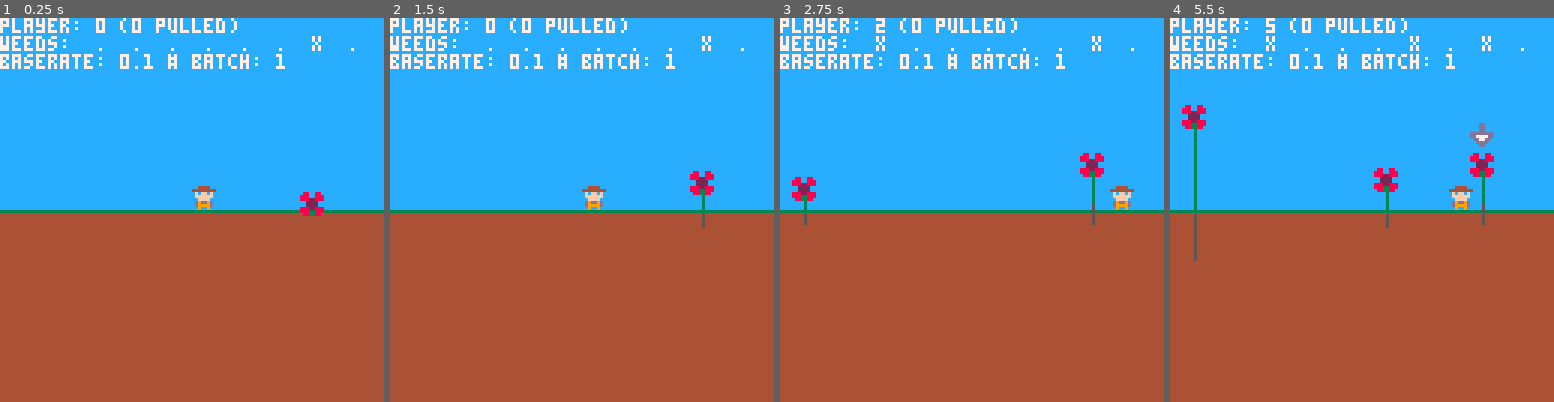
Above: before the commit, frames 1-4 (left to right).
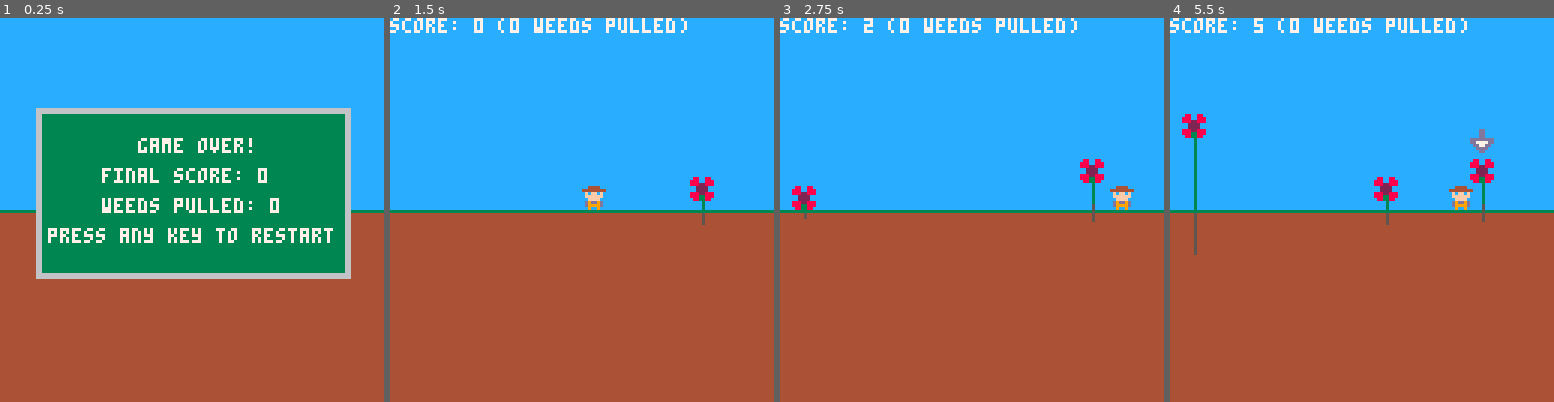
Above: after the commit, the same moments.

Repository: millwardesque/overgrowth
Game: PICO-8 cartridge overgrowth.p8
Two runs of this game, one before a commit and one after it. Both use one fixed random seed, a clock stepped at 60 frames per second and the inputs below.
Inputs:
- Up to frame 1 (0.25 s): no input
- Up to frame 2 (1.5 s): tap X (X key) at 0.33, 1.07 s; tap O (Z key) at 0.7 s
- Up to frame 3 (2.75 s): hold Right 1.6-2.1 s; tap O (Z key) at 1.7, 2.1, 2.5 s; tap X (X key) at 1.85 s; hold Up 2.15-2.42 s; hold Right from 2.47 s (still down)
- Up to frame 4 (5.5 s): tap O (Z key) every 0.4 s from 2.9 to 5.3 s; tap X (X key) at 2.97, 4.08, 5.2 s; release Right at 3.03 s; hold Left 3.08-3.58 s; hold Down 3.63-3.97 s; hold Right 4.02-4.68 s; hold Up 4.73-5.03 s; hold Left from 5.08 s (still down)

The runs differ from the first frame. In frame 1, 39% of the frame differs, in the area x 0-93%, y 0-68%; in frame 2, 2.9%; in frame 3, 3.4%; in frame 4, 4.1%.

Commit message:
Added title screen, weeds-pulled to game-over)

Diff:
--- a/overgrowth.lua
+++ b/overgrowth.lua
@@ -7,7 +7,7 @@
 state = nil
 
 function _init()
-	set_game_state(ingame_state)
+	set_game_state(title_state)
 end
 
 function _update()
@@ -41,6 +41,46 @@
 	state = game_state
 	state.enter(self)
 end
+
+--
+-- Encapsulates the title screen
+--
+title_state = {
+	enter = function(self)
+	end,
+
+	update = function(self)
+		if btnp(0) or btnp(1) or btnp(2) or btnp(3) or btnp(4) or btnp(5) then
+			set_game_state(ingame_state)
+		end
+	end,
+
+	draw = function(self)
+		-- Draw main title window
+		camera()
+		clip()
+
+		map(0, 0, 0, 0, 128, 128) -- draw the whole map and let the clipping region remove unnecessary bits
+
+		rectfill(12, 30, 116, 76, 6)
+		rectfill(14, 32, 114, 74, 3)
+		color(7)
+
+		local line_height = 10
+		local print_y = 40
+		print("weed.", 56, print_y)
+		print_y += line_height
+
+		print("by pixel.pistol.games", 22, print_y)
+		print_y += line_height
+
+		print("press any key to begin", 20, print_y)
+	end,
+
+	exit = function(self)
+
+	end
+}
 
 --
 -- Encapsulates the ingame state
@@ -117,7 +157,7 @@
 
 		-- Draw score
 		color(7)
-		print(player.name..": "..player.score.." ("..player.weeds_pulled.." pulled)")
+		print("score: "..player.score.." ("..player.weeds_pulled.." weeds pulled)")
 	end,
 
 	exit = function(self)
@@ -133,7 +173,8 @@
 
 		if not player then
 			player = {
-				score = 0
+				score = 0,
+				weeds_pulled = 0,
 			}
 		end
 	end,
@@ -158,8 +199,8 @@
 		camera()
 		clip()
 
-		rectfill(12, 30, 116, 76, 6)
-		rectfill(14, 32, 114, 74, 3)
+		rectfill(12, 30, 116, 86, 6)
+		rectfill(14, 32, 114, 84, 3)
 		color(7)
 
 		local line_height = 10
@@ -167,10 +208,13 @@
 		print("game over!", 46, print_y)
 		print_y += line_height
 
-		print("final score: "..player.score, 40, print_y)
+		print("final score: "..player.score, 34, print_y)
 		print_y += line_height
 
-		print("press any key to restart", 18, print_y)
+		print("weeds pulled: "..player.weeds_pulled, 34, print_y)
+		print_y += line_height
+
+		print("press any key to restart", 16, print_y)
 	end,
 
 	exit = function(self)
@@ -484,22 +528,25 @@
 	end
 
 	-- @DEBUG summarize
-	local message = 'weeds: '
-	for i = 1, self.columns() do
-		if self.weeds[i] == nil then
-			message = message..' . '
-		else
-			if is_weed_fully_grown(self.weeds[i]) then
-				message = message..' # '
+	local show_debug = false
+	if show_debug then
+		local message = 'weeds: '
+		for i = 1, self.columns() do
+			if self.weeds[i] == nil then
+				message = message..' . '
 			else
-				message = message..' x '
-			end
-		end
-	end
-	g_log.log(message)
-
-	message = "baserate: "..self.base_growth_rate.." # batch: "..self.weeds_per_batch
-	g_log.log(message)
+				if is_weed_fully_grown(self.weeds[i]) then
+					message = message..' # '
+				else
+					message = message..' x '
+				end
+			end
+		end
+		g_log.log(message)
+
+		message = "baserate: "..self.base_growth_rate.." # batch: "..self.weeds_per_batch
+		g_log.log(message)
+	end
 end
 
 --
--- a/overgrowth.p8
+++ b/overgrowth.p8
@@ -10,7 +10,7 @@
 state = nil
 
 function _init()
-	set_game_state(ingame_state)
+	set_game_state(game_over_state)
 end
 
 function _update()
@@ -44,6 +44,46 @@
 	state = game_state
 	state.enter(self)
 end
+
+--
+-- Encapsulates the title screen
+--
+title_state = {
+	enter = function(self)
+	end,
+
+	update = function(self)
+		if btnp(0) or btnp(1) or btnp(2) or btnp(3) or btnp(4) or btnp(5) then
+			set_game_state(ingame_state)
+		end
+	end,
+
+	draw = function(self)
+		-- Draw main title window
+		camera()
+		clip()
+
+		map(0, 0, 0, 0, 128, 128) -- draw the whole map and let the clipping region remove unnecessary bits
+
+		rectfill(12, 30, 116, 76, 6)
+		rectfill(14, 32, 114, 74, 3)
+		color(7)
+
+		local line_height = 10
+		local print_y = 40
+		print("weed.", 56, print_y)
+		print_y += line_height
+
+		print("by pixel.pistol.games", 22, print_y)
+		print_y += line_height
+
+		print("press any key to begin", 20, print_y)
+	end,
+
+	exit = function(self)
+
+	end
+}
 
 --
 -- Encapsulates the ingame state
@@ -120,7 +160,7 @@
 
 		-- Draw score
 		color(7)
-		print(player.name..": "..player.score.." ("..player.weeds_pulled.." pulled)")
+		print("score: "..player.score.." ("..player.weeds_pulled.." weeds pulled)")
 	end,
 
 	exit = function(self)
@@ -136,7 +176,8 @@
 
 		if not player then
 			player = {
-				score = 0
+				score = 0,
+				weeds_pulled = 0,
 			}
 		end
 	end,
@@ -161,8 +202,8 @@
 		camera()
 		clip()
 
-		rectfill(12, 30, 116, 76, 6)
-		rectfill(14, 32, 114, 74, 3)
+		rectfill(12, 30, 116, 86, 6)
+		rectfill(14, 32, 114, 84, 3)
 		color(7)
 
 		local line_height = 10
@@ -170,10 +211,13 @@
 		print("game over!", 46, print_y)
 		print_y += line_height
 
-		print("final score: "..player.score, 40, print_y)
+		print("final score: "..player.score, 34, print_y)
 		print_y += line_height
 
-		print("press any key to restart", 18, print_y)
+		print("weeds pulled: "..player.weeds_pulled, 34, print_y)
+		print_y += line_height
+
+		print("press any key to restart", 16, print_y)
 	end,
 
 	exit = function(self)
@@ -487,22 +531,25 @@
 	end
 
 	-- @DEBUG summarize
-	local message = 'weeds: '
-	for i = 1, self.columns() do
-		if self.weeds[i] == nil then
-			message = message..' . '
-		else
-			if is_weed_fully_grown(self.weeds[i]) then
-				message = message..' # '
+	local show_debug = false
+	if show_debug then
+		local message = 'weeds: '
+		for i = 1, self.columns() do
+			if self.weeds[i] == nil then
+				message = message..' . '
 			else
-				message = message..' x '
+				if is_weed_fully_grown(self.weeds[i]) then
+					message = message..' # '
+				else
+					message = message..' x '
+				end
 			end
 		end
-	end
-	g_log.log(message)
-
-	message = "baserate: "..self.base_growth_rate.." # batch: "..self.weeds_per_batch
-	g_log.log(message)
+		g_log.log(message)
+
+		message = "baserate: "..self.base_growth_rate.." # batch: "..self.weeds_per_batch
+		g_log.log(message)
+	end
 end
 
 --
Not shown, changed: readme.md
